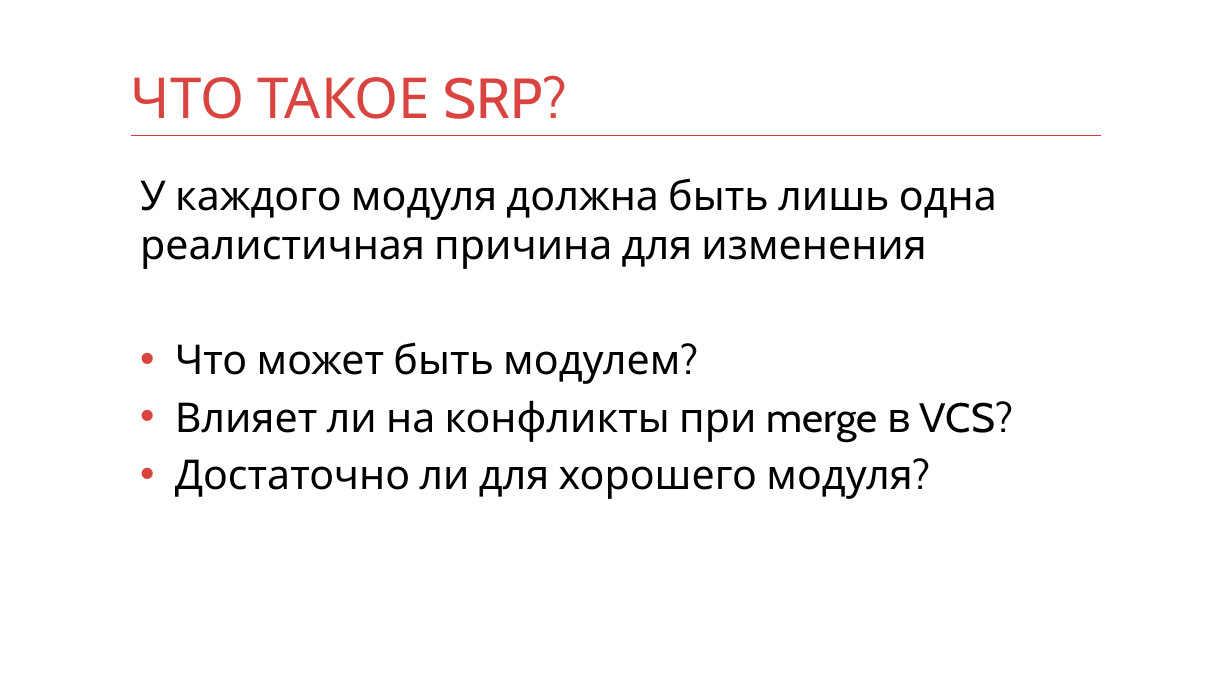
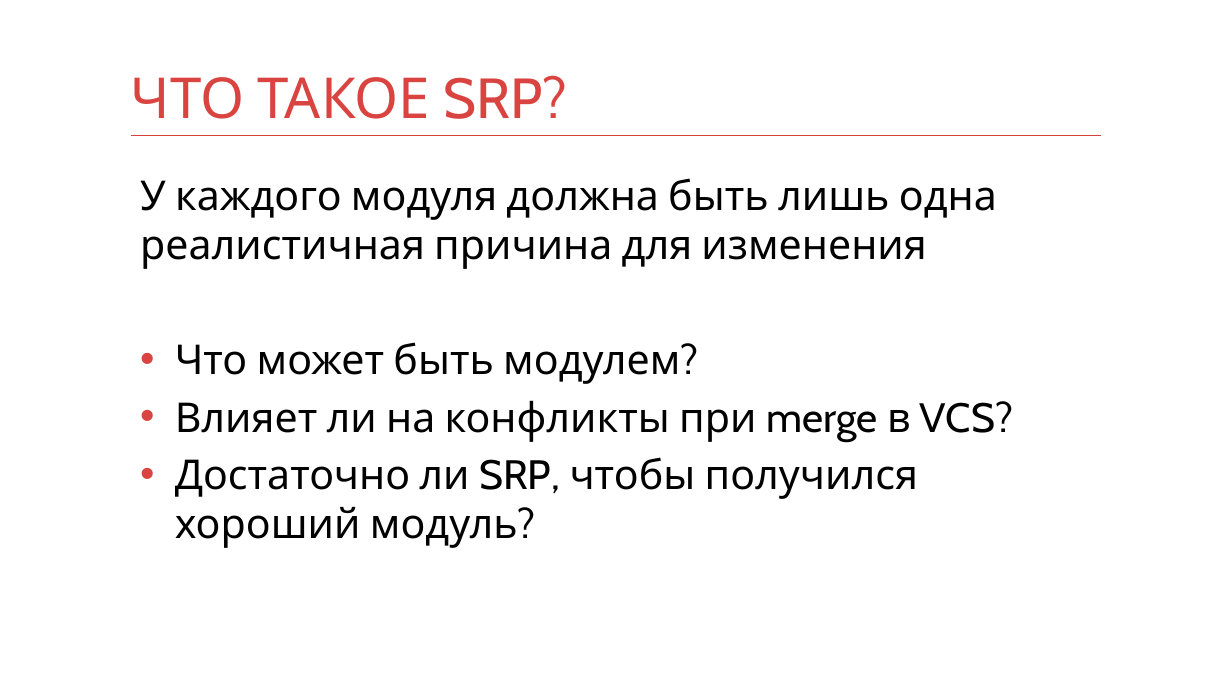
Before and after one commit to kontur-courses/clean-code, a slide deck: slide 6 of clean-code.pptx (slide 4 before the commit). Drawn at 1232x693 pixels with LibreOffice and Linux fonts; fonts in the diff are those of the drawing. Boxes give left, top, right and bottom in pixels: in the first picture for what was removed or moved away, otherwise in the second. Text is boxed around its words. In the diff, an @@ line names an element or a change of style, - is before the commit and + after.

```diff
--- a/clean-code.pptx
+++ b/clean-code.pptx
@@ text at box(175, 457, 918, 548): text changed @@
-• Достаточно ли для хорошего модуля?
+• Достаточно ли SRP, чтобы получился хороший модуль?
```
Also in this commit, not shown: 15 other slides changed, 7 slides added, 3 slides removed, 7 other files.
